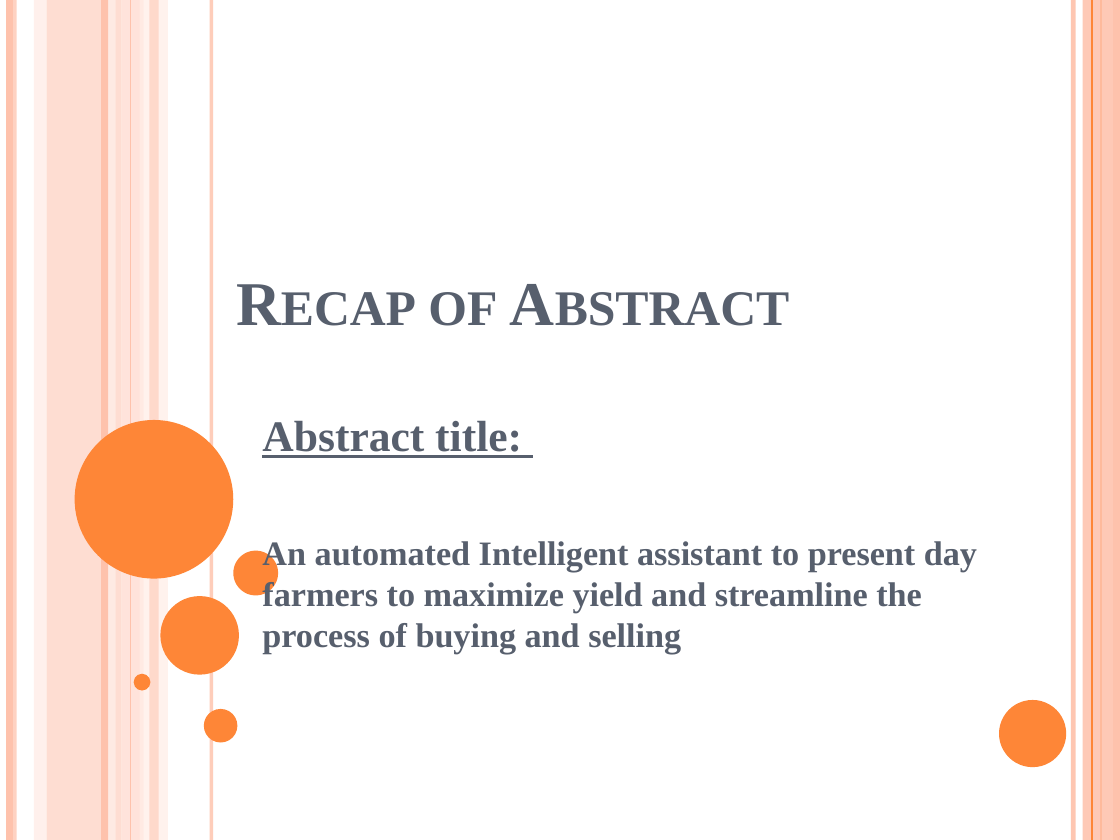
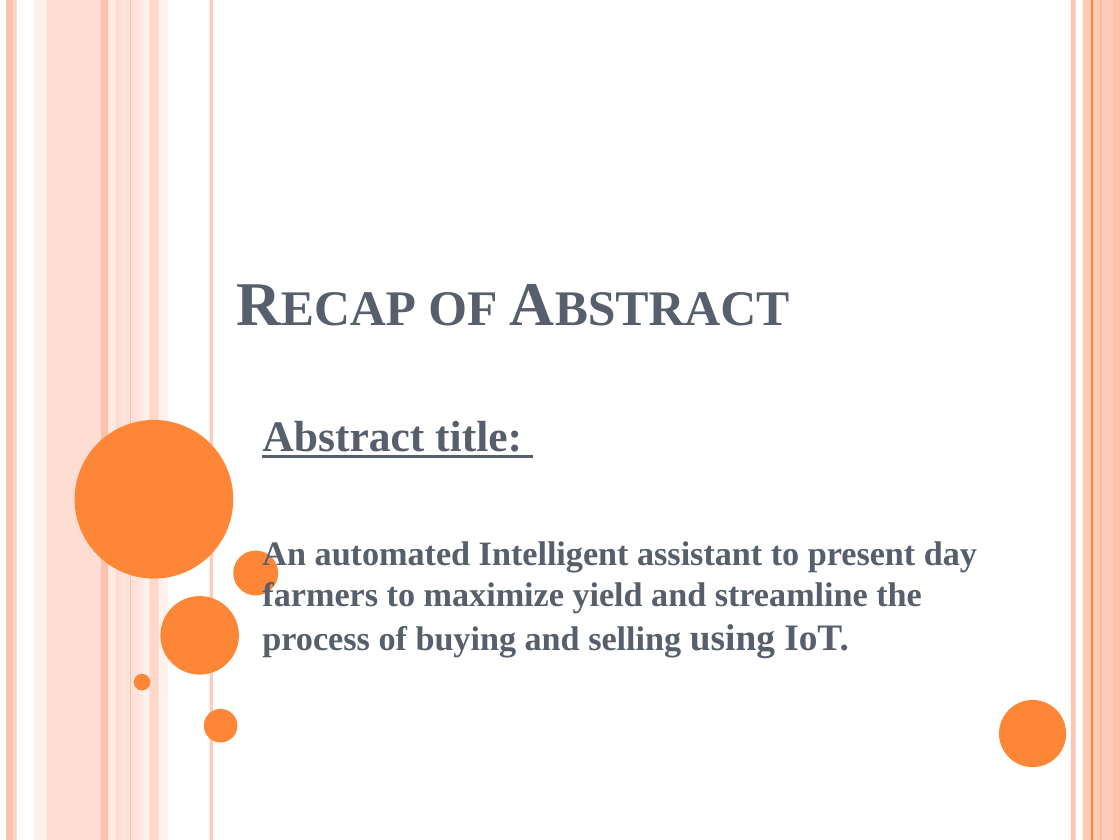
Before and after one commit to simhadri-g/FarmersFriend, a slide deck: slide 2 of misc/inter.pptx. Drawn at 1120x840 pixels with LibreOffice and Linux fonts; fonts in the diff are those of the drawing. Boxes give left, top, right and bottom in pixels: in the first picture for what was removed or moved away, otherwise in the second. Text is boxed around its words. In the diff, an @@ line names an element or a change of style, - is before the commit and + after.

Commit message:
ppt typo updated

```diff
--- a/misc/inter.pptx
+++ b/misc/inter.pptx
@@ subtitle at [262,541,977,657]: text changed @@
-An automated Intelligent assistant to present day farmers to maximize yield and streamline the process of buying and selling
+An automated Intelligent assistant to present day farmers to maximize yield and streamline the process of buying and selling using IoT.
```
Also in this commit, not shown: 1 slide added, 1 slide removed, 1 other file.
